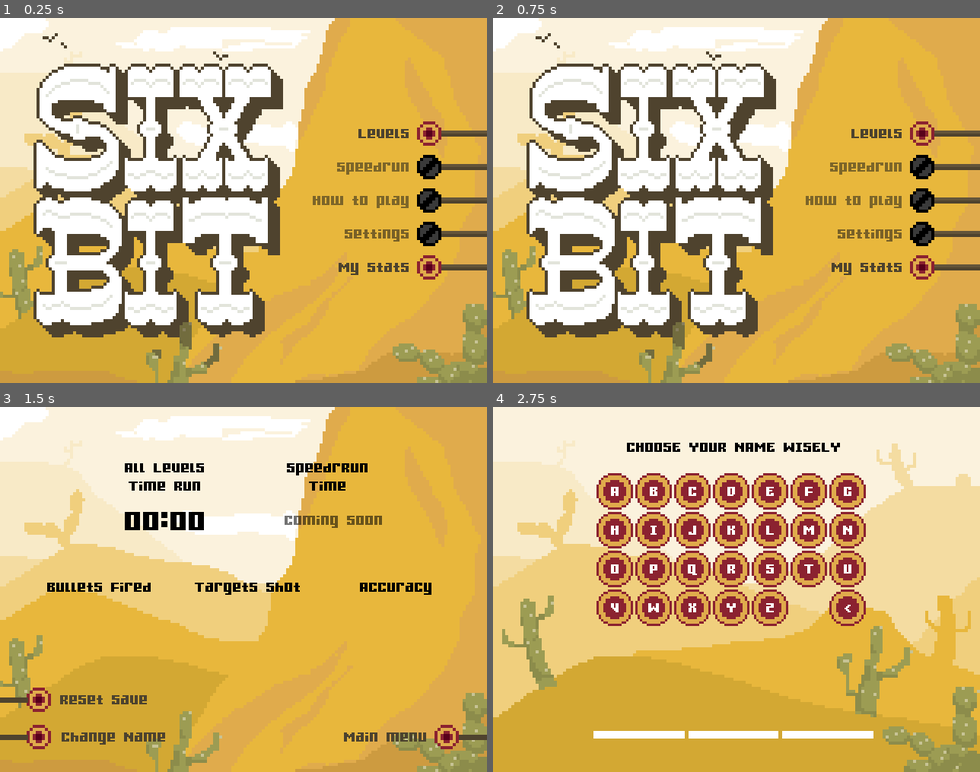
Above: before the commit, frames 1-4 (two rows, left to right).
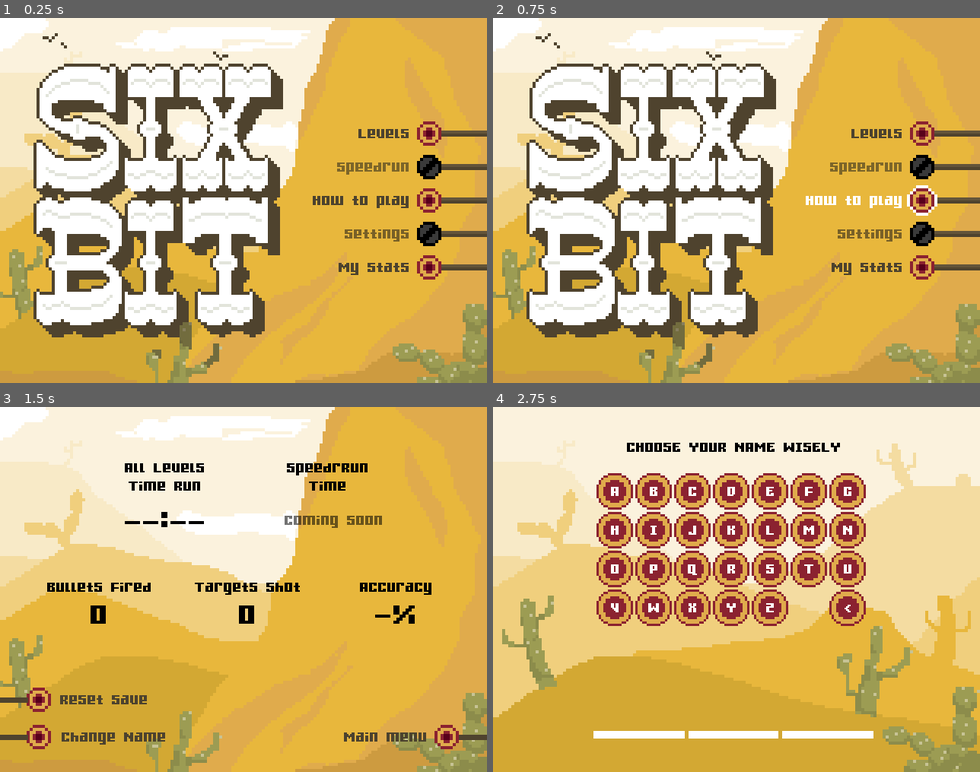
Above: after the commit, the same moments.

Repository: Emmanuelcook/Sixbit
Game: Godot game, scene res://UI/MainNavigation.tscn
Two runs of this game, one before a commit and one after it. Both use one fixed random seed, a clock stepped at 60 frames per second and the inputs below.
Inputs:
- Up to frame 1 (0.25 s): no input
- Up to frame 2 (0.75 s): click "How to play" at 0.5 s
- Up to frame 3 (1.5 s): click "My Stats" at 1.25 s
- Up to frame 4 (2.75 s): click "Change Name" at 2 s

The runs differ from the first frame. In frame 1, 0.6% of the frame differs, in the area x 64-91%, y 46-54%; in frame 2, 0.7%; in frame 3, 0.9%, in the area x 18-86%, y 28-60%; in frame 4, nothing differs.
Error before the commit: Invalid type in built-in function 'fmod'. Cannot convert argument 1 from Nil to float. (res://UI/statsScreen.gd:13)

Commit message:
add howtoScreen

Diff:
--- a/Autoload/Global.gd
+++ b/Autoload/Global.gd
@@ -55,15 +55,15 @@
 func resetSave():
 	save = [
 		{
-			1 : [0,0,"99",99,99,99,99,true, 0],
-			2 : [0,0,"99",99,99,99,99,false, 0],
-			3 : [0,0,"99",99,99,99,99,false, 0],
-			4 : [0,0,"99",99,99,99,99,false, 0],
-			5 : [0,0,"99",99,99,99,99,false, 0],
-			6 : [0,0,"99",99,99,99,99,false, 0],
-			7 : [0,0,"99",99,99,99,99,false, 0],
-			8 : [0,0,"99",99,99,99,99,false, 0],
-			9 : [0,0,"99",99,99,99,99,false, 0]
+			1 : [0,0,"99",099,99,99,99,true,0],
+			2 : [0,0,"99",99,99,99,99,false,0],
+			3 : [0,0,"99",99,99,99,99,false,0],
+			4 : [0,0,"99",99,99,99,99,false,0],
+			5 : [0,0,"99",99,99,99,99,false,0],
+			6 : [0,0,"99",99,99,99,99,false,0],
+			7 : [0,0,"99",99,99,99,99,false,0],
+			8 : [0,0,"99",99,99,99,99,false,0],
+			9 : [0,0,"99",99,99,99,99,false,0]
 		},
 		{
 			"playerName" : "",
@@ -107,22 +107,14 @@
 
 	loadSave()
 
-	# Update save for game version below 1.4 so game doesnt crash
-	if !save[1].has('gameVersion'):
-		save[1]["gameVersion"] = "1.4"
-
-		for time in save[0]:
-			if typeof(save[0][time][2]) != TYPE_STRING:
-				save[0][time][2] = "99"
-
 	if save.size() < 3:
-		save.push_back({"fullRunTime": 0, "speedRunTime": 0, "allTimebulletsShot": 0, "AllTimetargetHits": 0, "accuracy": 0})
+		resetSave()
 
 	saveFullTimeRun()
 	saveGame()
 
 
-
+#	print(save)
 	# for example, "cheat1" and "cheat2" for codes
 	cheat_code.resize(2)
 	cheat_code[0] = [int(0), KEY_U, KEY_N, KEY_L, KEY_O, KEY_C, KEY_K]
@@ -259,8 +251,10 @@
 	if save[0][9][8] != 0:
 		var fullScoreTimeInv = save[0][1][8] + save[0][2][8] + save[0][3][8] + save[0][4][8] + save[0][5][8] + save[0][6][8] + save[0][7][8] + save[0][8][8] + save[0][9][8]
 		fullScoreTime = 90000 - fullScoreTimeInv
-
-	save[2]["fullRunTime"] = fullScoreTime
+		if Global.playerName != "":
+			SilentWolf.Scores.persist_score(Global.playerName, fullScoreTimeInv, "desert")
+		save[2]["fullRunTime"] = fullScoreTime
+
 	saveGame()
 
 
--- a/Levels/Level.gd
+++ b/Levels/Level.gd
@@ -87,8 +87,6 @@
 
 		i = 0
 
-
-
 		#UPLOAD LEADERBOARD
 		if currentLevel != 1:
 			for score in scoreSavedAtStart:
@@ -103,7 +101,7 @@
 
 					endGameScreenNode.get_node('Time').get_node(str(i)).bbcode_text = str(LeaderboardTime)
 
-		update_menu()
+	update_menu()
 
 func update_menu():
 	endGameScreenNode.get_node("sharp_results").bbcode_text = "[center]-"
@@ -316,7 +314,7 @@
 	Global.saveAllTimeTargets(targetShot)
 	# reset targetshot
 	targetShot = 0
-
+	Global.saveFullTimeRun()
 
 func unlockNextLevel():
 	if !isLastLevel:
--- a/Levels/Level1.tscn
+++ b/Levels/Level1.tscn
@@ -332,4 +332,7 @@
 [node name="Name" parent="CanvasLayer/EndGameScreen" index="19"]
 visible = false
 
+[node name="Time" parent="CanvasLayer/EndGameScreen" index="20"]
+visible = false
+
 [editable path="CanvasLayer/EndGameScreen"]
--- a/Levels/Level9.tscn
+++ b/Levels/Level9.tscn
@@ -242,11 +242,10 @@
 texture = ExtResource( 4 )
 
 [node name="Start2" type="RichTextLabel" parent="PlayerRoot"]
-visible = false
-margin_left = 182.0
-margin_top = 399.0
-margin_right = 304.0
-margin_bottom = 431.0
+margin_left = -58.0
+margin_top = -72.0
+margin_right = 64.0
+margin_bottom = -40.0
 rect_pivot_offset = Vector2( 93, 26 )
 theme = ExtResource( 19 )
 custom_colors/default_color = Color( 0, 0, 0, 1 )
--- /dev/null
+++ b/Levels/Targethowto.gd
@@ -0,0 +1,12 @@
+extends StaticBody2D
+
+var gotshot = false
+
+func got_shot():
+	if gotshot: return true
+	randomize()
+	$shotSound.pitch_scale = rand_range(0.85,1)
+	$shotSound.play()
+	$Sprite.modulate = Color(0,0,0,1)
+	gotshot = true
+	get_parent().get_parent().targetShot += 1
--- /dev/null
+++ b/Player/PlayerForHowTo.gd
@@ -0,0 +1,95 @@
+extends RigidBody2D
+
+var Smoketrail = preload("res://Player/smokeTrail.tscn")
+var bulletParticle = preload("res://Player/bulletParticleshowto.tscn")
+
+onready var AimCast = $AimCast
+
+export var force = 1500
+export var gravityScale = 2
+
+var direction
+var velocity
+var first_shot = false
+
+var currentDirection
+var ballUsed = 0
+
+var is_reloading = false
+var onOil
+
+func _ready():
+	self.gravity_scale = 0
+
+	$resetdamp.connect("timeout", self, "reset_damp")
+	$resetdamp.set_wait_time(0.2)
+
+func _process(delta):
+
+	$SandCollision.disabled = false
+	$OilCollision.disabled = true
+
+
+
+	# Quand essaie de tirer
+	if Input.is_action_just_pressed("click"):
+
+		# Sinon on tire
+		$shot.play()
+		$bulletout.play()
+		recoil()
+
+		var bulletP = bulletParticle.instance()
+		get_parent().add_child(bulletP)
+		bulletP.global_position = global_position
+		bulletP.restart()
+		get_tree().create_timer(bulletP.lifetime,false).connect("timeout", bulletP, "queue_free")
+
+		# Si c'est la premiere fois
+		# On remet la gravité et on enleve les effets du rond au début
+		if !first_shot:
+			self.gravity_scale = gravityScale
+#			get_parent().get_node("Start1").visible = false
+			# start timer on Level Node
+			first_shot = true
+
+		# On check avec quoi on collide, si c'est une target, on le got shot
+		if AimCast.is_colliding():
+			if AimCast.get_collider().is_in_group("target"):
+				AimCast.get_collider().got_shot()
+
+		# Drawing Shot
+		draw_shot()
+
+
+func draw_shot():
+	# always draw from the gun
+	var from = $BulletPoint.global_position
+	var to = get_global_mouse_position()
+
+	if AimCast.is_colliding():
+		to = AimCast.get_collision_point()
+
+	var trail = Smoketrail.instance()
+	get_parent().get_parent().add_child(trail)
+	trail.add_point(from)
+	trail.add_point(to)
+
+func _integrate_forces(_state):
+	set_angular_velocity((get_angle_to(get_global_mouse_position())) * -((get_angle_to(get_global_mouse_position())) -3.14) * 5)
+
+func recoil():
+	direction = self.global_position.direction_to(get_global_mouse_position())
+
+	currentDirection = direction
+	var impulse = -direction * force
+	apply_central_impulse(impulse)
+
+	self.linear_damp = 8
+
+	$resetdamp.start()
+
+func reset_damp():
+	self.linear_damp = -1
+
+	$resetdamp.stop()
--- /dev/null
+++ b/Player/PlayerForHowTo.tscn
@@ -0,0 +1,143 @@
+[gd_scene load_steps=16 format=2]
+
+[ext_resource path="res://assets/sprites/player/gun.png" type="Texture" id=1]
+[ext_resource path="res://Player/Player.gd" type="Script" id=2]
+[ext_resource path="res://assets/sounds/shotComp.wav" type="AudioStream" id=3]
+[ext_resource path="res://assets/sounds/bulletout.wav" type="AudioStream" id=4]
+[ext_resource path="res://assets/sounds/spin.wav" type="AudioStream" id=5]
+[ext_resource path="res://assets/sprites/player/godgun.png" type="Texture" id=6]
+[ext_resource path="res://assets/sounds/godunshot2.wav" type="AudioStream" id=7]
+[ext_resource path="res://assets/sounds/godgunshot.wav" type="AudioStream" id=8]
+[ext_resource path="res://assets/sounds/godgunreverse.wav" type="AudioStream" id=9]
+
+[sub_resource type="CapsuleShape2D" id=1]
+radius = 7.0
+height = 8.0
+
+[sub_resource type="CircleShape2D" id=2]
+radius = 36.0
+
+[sub_resource type="CapsuleShape2D" id=3]
+radius = 9.0
+height = 28.0
+
+[sub_resource type="Curve" id=4]
+min_value = -360.0
+max_value = 360.0
+_data = [ Vector2( 0, 360 ), 0.0, 0.0, 0, 0, Vector2( 1, -360 ), 0.0, 0.0, 0, 0 ]
+
+[sub_resource type="Curve" id=5]
+_data = [ Vector2( 0, 1 ), 0.0, 0.0, 0, 0, Vector2( 1, 0 ), 0.0, 0.0, 0, 0 ]
+
+[sub_resource type="Gradient" id=6]
+offsets = PoolRealArray( 0, 0.421788, 0.815642 )
+colors = PoolColorArray( 1, 0, 0, 1, 1, 1, 1, 1, 1, 0.972656, 0, 1 )
+
+[node name="Player" type="RigidBody2D"]
+position = Vector2( 256, 502 )
+collision_layer = 524289
+collision_mask = 524289
+gravity_scale = 2.0
+script = ExtResource( 2 )
+gravityScale = 4
+
+[node name="Sprite" type="Sprite" parent="."]
+position = Vector2( 3, 4 )
+scale = Vector2( 4, 4 )
+texture = ExtResource( 1 )
+
+[node name="BulletPoint" type="Position2D" parent="."]
+position = Vector2( 12, 0 )
+
+[node name="Timer" type="Timer" parent="."]
+one_shot = true
+
+[node name="AimCast" type="RayCast2D" parent="."]
+position = Vector2( 12, 0 )
+enabled = true
+cast_to = Vector2( 1000, 0 )
+collision_mask = 256
+
+[node name="SandCollision" type="CollisionPolygon2D" parent="."]
+polygon = PoolVector2Array( -9, -4, -9, 0, -13, 0, -13, 20, -5, 20, -5, 12, -1, 12, 7, 12, 7, 8, 11, 8, 11, 4, 19, 4, 19, -4, 15, -4, 15, -8, 11, -8, 11, -4, -5, -4, -5, -8, -9, -8 )
+
+[node name="OilCollision" type="CollisionShape2D" parent="."]
+position = Vector2( 0, 4 )
+rotation = 1.5708
+shape = SubResource( 1 )
+
+[node name="OilDetect" type="Area2D" parent="."]
+collision_layer = 524289
+collision_mask = 524289
+
+[node name="CollisionShape2D" type="CollisionShape2D" parent="OilDetect"]
+position = Vector2( 3, 6 )
+shape = SubResource( 2 )
+
+[node name="shot" type="AudioStreamPlayer2D" parent="."]
+stream = ExtResource( 3 )
+volume_db = -5.266
+
+[node name="godGunShot" type="AudioStreamPlayer2D" parent="."]
+stream = ExtResource( 8 )
+volume_db = 12.885
+
+[node name="bulletout" type="AudioStreamPlayer2D" parent="."]
+stream = ExtResource( 4 )
+volume_db = 5.924
+
+[node name="spin" type="AudioStreamPlayer2D" parent="."]
+stream = ExtResource( 5 )
+volume_db = 4.608
+
+[node name="reload" type="Timer" parent="."]
+one_shot = true
+
+[node name="resetdamp" type="Timer" parent="."]
+one_shot = true
+
+[node name="godGunSprite" type="Sprite" parent="."]
+visible = false
+position = Vector2( 0, 2 )
+scale = Vector2( 4, 4 )
+texture = ExtResource( 6 )
+
+[node name="godGunCollision" type="CollisionShape2D" parent="."]
+visible = false
+position = Vector2( 0, 4 )
+rotation = 1.5708
+shape = SubResource( 3 )
+disabled = true
+
+[node name="godGunFireRate" type="Timer" parent="."]
+
+[node name="godGun" type="AudioStreamPlayer2D" parent="."]
+position = Vector2( 2, 3 )
+stream = ExtResource( 7 )
+volume_db = 5.062
+
+[node name="godGunReverse" type="AudioStreamPlayer2D" parent="."]
+position = Vector2( 2, 3 )
+stream = ExtResource( 9 )
+volume_db = 5.062
+
+[node name="godGunParticles" type="CPUParticles2D" parent="."]
+emitting = false
+amount = 32
+one_shot = true
+explosiveness = 1.0
+emission_shape = 1
+emission_sphere_radius = 5.0
+spread = 180.0
+gravity = Vector2( 0, 0 )
+initial_velocity = 273.4
+initial_velocity_random = 0.25
+angle_curve = SubResource( 4 )
+scale_amount = 16.0
+scale_amount_random = 0.5
+scale_amount_curve = SubResource( 5 )
+color_ramp = SubResource( 6 )
+
+[connection signal="body_entered" from="OilDetect" to="." method="_on_OilDetect_body_entered"]
+[connection signal="body_exited" from="OilDetect" to="." method="_on_OilDetect_body_exited"]
+[connection signal="timeout" from="godGunFireRate" to="." method="_on_godGunFireRate_timeout"]
--- /dev/null
+++ b/Player/bulletParticleshowto.gd
@@ -0,0 +1,12 @@
+extends CPUParticles2D
+
+onready var player = get_parent().get_node("PlayerRoot/Player")
+
+func _process(delta):
+	global_position = player.global_position
+
+func emitOne():
+	self.restart()
+
+func emit(isEmitting):
+	self.emitting = isEmitting
--- /dev/null
+++ b/Player/bulletParticleshowto.tscn
@@ -0,0 +1,24 @@
+[gd_scene load_steps=3 format=2]
+
+[ext_resource path="res://assets/sprites/player/bullet.png" type="Texture" id=1]
+[ext_resource path="res://Player/howToParticles.gd" type="Script" id=2]
+
+[node name="bullet" type="CPUParticles2D"]
+position = Vector2( -8, -3 )
+scale = Vector2( 4, 4 )
+z_index = 13
+emitting = false
+amount = 1
+lifetime = 5.0
+one_shot = true
+local_coords = false
+texture = ExtResource( 1 )
+direction = Vector2( -10, -50 )
+spread = 0.0
+gravity = Vector2( 0, 600 )
+initial_velocity = 60.86
+initial_velocity_random = 0.1
+angular_velocity = 201.6
+angular_velocity_random = 0.28
+scale_amount = 4.0
+script = ExtResource( 2 )
--- /dev/null
+++ b/Player/howToParticles.gd
@@ -0,0 +1,13 @@
+extends CPUParticles2D
+
+
+onready var player = get_parent().get_node("howToPlayr")
+
+func _process(delta):
+	global_position = player.global_position
+
+func emitOne():
+	self.restart()
+
+func emit(isEmitting):
+	self.emitting = isEmitting
--- /dev/null
+++ b/UI/HowToScreen.gd
@@ -0,0 +1,46 @@
+extends Node2D
+
+var playerStartPosY = 0
+var textColor = Color(.3,.26,.18,1)
+var targetShot = 0
+
+# Called when the node enters the scene tree for the first time.
+func _ready():
+	playerStartPosY = $howToPlayr.global_position.y
+	pass # Replace with function body.
+
+
+func _process(delta):
+
+	# Can reload with R
+	if Input.is_action_just_pressed("reset"):
+		get_tree().reload_current_scene()
+
+	if $howToPlayr.global_position.y > 800:
+		get_tree().reload_current_scene()
+
+	if targetShot == 3:
+		$howtoParticles.emitting = true
+		$howtoParticles2.emitting = true
+		$howtoParticles3.emitting = true
+
+
+# Called every frame. 'delta' is the elapsed time since the previous frame.
+#func _process(delta):
+#	pass
+
+
+func _on_backMain_pressed():
+	get_tree().change_scene("res://UI/MainNavigation.tscn")
+	GlobalScene.get_node("shot").play()
+	GlobalScene.get_node("click").play()
+
+
+func _on_backMain_mouse_entered():
+	$backMain/Label.modulate = Color(1,1,1,1)
+	$backMain/Sprite.visible = true
+
+
+func _on_backMain_mouse_exited():
+	$backMain/Label.modulate = textColor
+	$backMain/Sprite.visible = false
--- /dev/null
+++ b/UI/HowToScreen.tscn
@@ -0,0 +1,282 @@
+[gd_scene load_steps=20 format=2]
+
+[ext_resource path="res://UI/HowToScreen.gd" type="Script" id=1]
+[ext_resource path="res://assets/sprites/UI/titleBG2testhowtoBG.png" type="Texture" id=2]
+[ext_resource path="res://assets/sprites/player/start1.png" type="Texture" id=3]
+[ext_resource path="res://Levels/Target.tscn" type="PackedScene" id=4]
+[ext_resource path="res://Themes/UI.tres" type="Theme" id=5]
+[ext_resource path="res://assets/sprites/UI/targetOutline.png" type="Texture" id=6]
+[ext_resource path="res://assets/sprites/player/target.png" type="Texture" id=7]
+[ext_resource path="res://Player/PlayerForHowTo.tscn" type="PackedScene" id=8]
+[ext_resource path="res://Player/PlayerForHowTo.gd" type="Script" id=9]
+[ext_resource path="res://Levels/Targethowto.gd" type="Script" id=10]
+[ext_resource path="res://assets/sprites/UI/titleBG2testhowto.png" type="Texture" id=11]
+
+[sub_resource type="StyleBoxEmpty" id=2]
+
+[sub_resource type="StyleBoxEmpty" id=3]
+
+[sub_resource type="StyleBoxEmpty" id=4]
+
+[sub_resource type="StyleBoxEmpty" id=5]
+
+[sub_resource type="StyleBoxEmpty" id=6]
+
+[sub_resource type="Curve" id=7]
+min_value = -360.0
+max_value = 360.0
+_data = [ Vector2( 0, 360 ), 0.0, 0.0, 0, 0, Vector2( 1, -360 ), 0.0, 0.0, 0, 0 ]
+
+[sub_resource type="Curve" id=8]
+_data = [ Vector2( 0, 1 ), 0.0, 0.0, 0, 0, Vector2( 1, 0 ), 0.0, 0.0, 0, 0 ]
+
+[sub_resource type="Gradient" id=9]
+offsets = PoolRealArray( 0, 0.421788, 0.815642 )
+colors = PoolColorArray( 1, 0, 0, 1, 1, 1, 1, 1, 1, 0.972656, 0, 1 )
+
+[node name="HowToScreen" type="Node2D"]
+script = ExtResource( 1 )
+__meta__ = {
+"_edit_horizontal_guides_": [ 240.0 ],
+"_edit_vertical_guides_": [ 320.0 ]
+}
+
+[node name="Node2D" type="Node2D" parent="."]
+scale = Vector2( 4, 4 )
+
+[node name="TextureRect" type="TextureRect" parent="Node2D"]
+margin_right = 160.0
+margin_bottom = 120.0
+texture = ExtResource( 2 )
+
+[node name="ColorRect" type="ColorRect" parent="Node2D"]
+margin_left = 1.0
+margin_top = 1.0
+margin_right = 160.0
+margin_bottom = 119.0
+color = Color( 1, 1, 1, 0.219608 )
+
+[node name="ColorRect2" type="ColorRect" parent="Node2D"]
+margin_left = 80.0
+margin_top = 96.0
+margin_right = 99.0
+margin_bottom = 98.0
+rect_rotation = 90.0
+color = Color( 0.309804, 0.262745, 0.180392, 1 )
+
+[node name="ColorRect3" type="ColorRect" parent="Node2D"]
+margin_left = 61.5
+margin_top = 96.0
+margin_right = 80.5
+margin_bottom = 98.0
+rect_rotation = 90.0
+color = Color( 0.309804, 0.262745, 0.180392, 1 )
+
+[node name="ColorRect4" type="ColorRect" parent="Node2D"]
+margin_left = 98.5
+margin_top = 96.0
+margin_right = 117.5
+margin_bottom = 98.0
+rect_rotation = 90.0
+color = Color( 0.309804, 0.262745, 0.180392, 1 )
+
+[node name="Sprite" type="Sprite" parent="Node2D"]
+position = Vector2( 80, 60 )
+texture = ExtResource( 11 )
+
+[node name="fulleRunTitle" type="Label" parent="."]
+margin_left = 98.0
+margin_top = 298.0
+margin_right = 522.0
+margin_bottom = 378.0
+theme = ExtResource( 5 )
+custom_colors/font_color = Color( 0, 0, 0, 1 )
+custom_constants/line_spacing = -8
+text = "shot all the targets
+ to finish the level
+"
+align = 1
+
+[node name="bulletsTitle" type="Label" parent="."]
+visible = false
+margin_left = 214.0
+margin_top = 72.0
+margin_right = 426.0
+margin_bottom = 131.0
+theme = ExtResource( 5 )
+custom_colors/font_color = Color( 0, 0, 0, 1 )
+custom_constants/line_spacing = -5
+text = "Aim with the mouse
+Left click to Shoot"
+align = 1
+
+[node name="bulletsTitle2" type="Label" parent="."]
+margin_left = 66.0
+margin_top = 60.0
+margin_right = 278.0
+margin_bottom = 200.0
+theme = ExtResource( 5 )
+custom_colors/font_color = Color( 0, 0, 0, 1 )
+custom_constants/line_spacing = -5
+text = "Controls:
+Aim with the mouse
+Left click to Shoot
+R - Retry
+Esc / P - Pause"
+
+[node name="SpeedRunTitle" type="Label" parent="."]
+margin_left = 451.0
+margin_top = 144.0
+margin_right = 687.0
+margin_bottom = 203.0
+theme = ExtResource( 5 )
+custom_colors/font_color = Color( 0, 0, 0, 1 )
+custom_constants/line_spacing = -8
+text = "Move wIth
+The REcoIl"
+
+[node name="backMain" type="Button" parent="."]
+anchor_left = 1.0
+anchor_right = 1.0
+margin_left = 566.0
+margin_top = 412.0
+margin_right = 608.0
+margin_bottom = 454.0
+rect_pivot_offset = Vector2( -82, -254 )
+theme = ExtResource( 5 )
+custom_colors/font_color = Color( 0.309804, 0.262745, 0.180392, 1 )
+custom_colors/font_color_hover = Color( 1, 1, 1, 1 )
+custom_styles/hover = SubResource( 2 )
+custom_styles/pressed = SubResource( 3 )
+custom_styles/focus = SubResource( 4 )
+custom_styles/disabled = SubResource( 5 )
+custom_styles/normal = SubResource( 6 )
+align = 2
+
+[node name="Label" type="Label" parent="backMain"]
+margin_left = -212.0
+margin_top = 6.0
+margin_right = -4.0
+margin_bottom = 38.0
+text = "Main menu"
+align = 2
+
+[node name="Sprite" type="Sprite" parent="backMain"]
+visible = false
+position = Vector2( 21, 22 )
+scale = Vector2( 4, 4 )
+texture = ExtResource( 6 )
+
+[node name="Sprite2" type="Sprite" parent="backMain"]
+position = Vector2( 21, 22 )
+scale = Vector2( 4, 4 )
+texture = ExtResource( 7 )
+
+[node name="ColorRect" type="ColorRect" parent="backMain"]
+margin_left = 37.0
+margin_top = 19.0
+margin_right = 74.0
+margin_bottom = 26.0
+color = Color( 0.309804, 0.262745, 0.180392, 1 )
+
+[node name="Start1" type="Sprite" parent="."]
+position = Vector2( 394, 176 )
+scale = Vector2( 4, 4 )
+texture = ExtResource( 3 )
+
+[node name="howToPlayr" parent="." instance=ExtResource( 8 )]
+position = Vector2( 394, 176 )
+script = ExtResource( 9 )
+
+[node name="Timer2" type="Timer" parent="howToPlayr"]
+
+[node name="Walls" type="Node2D" parent="."]
+
+[node name="Walls" type="StaticBody2D" parent="Walls"]
+collision_layer = 257
+collision_mask = 257
+
+[node name="CollisionPolygon2D" type="CollisionPolygon2D" parent="Walls/Walls"]
+position = Vector2( 33, 0 )
+polygon = PoolVector2Array( -355, 515, -7, 447, 241, 448, 322, 426, 367, 417, 405, 402, 486, 397, 513, 382, 534, 365, 557, 323, 574, 255, 577, 39, 36, 33, 15, 55, 0, 95, -10, 484, -34, 509, -81, 471, -165, 203, -289, -504, 1628, -522, 1783, 1020, 12, 1088 )
+
+[node name="Targets" type="Node2D" parent="."]
+position = Vector2( 0, 1 )
+
+[node name="Target" parent="Targets" instance=ExtResource( 4 )]
+position = Vector2( 244, 379 )
+collision_layer = 257
+collision_mask = 257
+script = ExtResource( 10 )
+
+[node name="Target4" parent="Targets" instance=ExtResource( 4 )]
+position = Vector2( 392, 379 )
+collision_layer = 257
+collision_mask = 257
+script = ExtResource( 10 )
+
+[node name="Target3" parent="Targets" instance=ExtResource( 4 )]
+position = Vector2( 316, 379 )
+collision_layer = 257
+collision_mask = 257
+script = ExtResource( 10 )
+
+[node name="howtoParticles" type="CPUParticles2D" parent="."]
+position = Vector2( 245, 379 )
+emitting = false
+amount = 32
+one_shot = true
+explosiveness = 1.0
+emission_shape = 1
+emission_sphere_radius = 5.0
+spread = 180.0
+gravity = Vector2( 0, 0 )
+initial_velocity = 273.4
+initial_velocity_random = 0.25
+angle_curve = SubResource( 7 )
+scale_amount = 16.0
+scale_amount_random = 0.5
+scale_amount_curve = SubResource( 8 )
+color_ramp = SubResource( 9 )
+
+[node name="howtoParticles2" type="CPUParticles2D" parent="."]
+position = Vector2( 316, 379 )
+emitting = false
+amount = 32
+one_shot = true
+explosiveness = 1.0
+emission_shape = 1
+emission_sphere_radius = 5.0
+spread = 180.0
+gravity = Vector2( 0, 0 )
+initial_velocity = 273.4
+initial_velocity_random = 0.25
+angle_curve = SubResource( 7 )
+scale_amount = 16.0
+scale_amount_random = 0.5
+scale_amount_curve = SubResource( 8 )
+color_ramp = SubResource( 9 )
+
+[node name="howtoParticles3" type="CPUParticles2D" parent="."]
+position = Vector2( 392, 380 )
+emitting = false
+amount = 32
+one_shot = true
+explosiveness = 1.0
+emission_shape = 1
+emission_sphere_radius = 5.0
+spread = 180.0
+gravity = Vector2( 0, 0 )
+initial_velocity = 273.4
+initial_velocity_random = 0.25
+angle_curve = SubResource( 7 )
+scale_amount = 16.0
+scale_amount_random = 0.5
+scale_amount_curve = SubResource( 8 )
+color_ramp = SubResource( 9 )
+
+[connection signal="mouse_entered" from="backMain" to="." method="_on_backMain_mouse_entered"]
+[connection signal="mouse_exited" from="backMain" to="." method="_on_backMain_mouse_exited"]
+[connection signal="pressed" from="backMain" to="." method="_on_backMain_pressed"]
+
+[editable path="howToPlayr"]
--- a/UI/MainNavigation.gd
+++ b/UI/MainNavigation.gd
@@ -35,7 +35,7 @@
 
 
 func _on_How_pressed():
-#	GlobalScene.get_node('shot').play()
+	GlobalScene.get_node('shot').play()
 	GlobalScene.get_node('click').play()
 
 
@@ -59,8 +59,8 @@
 	pass
 
 func _on_How_mouse_entered():
-#	$How/Label.modulate = Color(1,1,1,1)
-#	$How/Sprite.visible = true
+	$How/Label.modulate = Color(1,1,1,1)
+	$How/Sprite.visible = true
 	pass
 
 func _on_Settings_mouse_entered():
--- a/UI/MainNavigation.tscn
+++ b/UI/MainNavigation.tscn
@@ -120,8 +120,6 @@
 align = 2
 
 [node name="Label" type="Label" parent="How"]
-modulate = Color( 0.425781, 0.425781, 0.425781, 0.490196 )
-self_modulate = Color( 0.568627, 0.568627, 0.568627, 0.568627 )
 margin_left = -132.0
 margin_top = 6.0
 margin_right = -4.0
@@ -137,7 +135,7 @@
 [node name="Sprite2" type="Sprite" parent="How"]
 position = Vector2( 21, 22 )
 scale = Vector2( 4, 4 )
-texture = ExtResource( 6 )
+texture = ExtResource( 2 )
 
 [node name="Settings" type="Button" parent="."]
 anchor_left = 1.0
--- a/UI/statsScreen.gd
+++ b/UI/statsScreen.gd
@@ -21,19 +21,19 @@
 		else:
 			fullTime = "%02d:%02d" % [secs,mils]
 
-	print(Global.save[2]["fullRunTime"])
-	print(Global.save[2]["allTimebulletsShot"])
-	print(Global.save[2]["AllTimetargetHits"])
+		$fullRunStat.text = str(stepify(Global.save[2]["fullRunTime"], 0.01))
 
-	Global.save[2]["accuracy"] = (Global.save[2]["AllTimetargetHits"] * 100) / Global.save[2]["allTimebulletsShot"]
-	print(str(Global.save[2]["accuracy"]) + "%")
+
+	if Global.save[2]["allTimebulletsShot"] == 0:
+		$accuracyStat.text = "-%"
+	else:
+		Global.save[2]["accuracy"] = (Global.save[2]["AllTimetargetHits"] * 100) / Global.save[2]["allTimebulletsShot"]
+		$accuracyStat.text = str(stepify(Global.save[2]["accuracy"], 0.01)) + "%"
 
 	Global.saveGame()
 
-	$fullRunStat.text = str(stepify(Global.save[2]["fullRunTime"], 0.01))
 	$bulletsStat.text = str(Global.save[2]["allTimebulletsShot"])
 	$targetsStat.text = str(Global.save[2]["AllTimetargetHits"])
-	$accuracyStat.text = str(stepify(Global.save[2]["accuracy"], 0.01)) + "%"
 
 
 
@@ -60,6 +60,7 @@
 	GlobalScene.get_node("shot").play()
 	GlobalScene.get_node("click").play()
 
+
 func _on_NO_pressed():
 	$AreyouSure.visible = false
 	GlobalScene.get_node("shot").play()
@@ -71,6 +72,12 @@
 	Global.resetSave()
 	$AreyouSure.visible = false
 	$resetParticles.emitting = true
+
+	$fullRunStat.text = "--:--"
+	$accuracyStat.text = "-%"
+	$bulletsStat.text = str(Global.save[2]["allTimebulletsShot"])
+	$targetsStat.text = str(Global.save[2]["AllTimetargetHits"])
+
 
 func _on_changeName_mouse_entered():
 	$changeName/Label.modulate = Color(1,1,1,1)
--- a/UI/statsScreen.tscn
+++ b/UI/statsScreen.tscn
@@ -85,7 +85,7 @@
 custom_colors/font_color = Color( 0, 0, 0, 1 )
 custom_constants/line_spacing = -5
 custom_fonts/font = SubResource( 15 )
-text = "00:00"
+text = "--:--"
 align = 1
 
 [node name="SpeedRunTitle" type="Label" parent="."]
@@ -155,6 +155,7 @@
 custom_colors/font_color = Color( 0, 0, 0, 1 )
 custom_constants/line_spacing = -5
 custom_fonts/font = SubResource( 17 )
+text = "0"
 align = 1
 
 [node name="targetsStat" type="Label" parent="."]
@@ -166,6 +167,7 @@
 custom_colors/font_color = Color( 0, 0, 0, 1 )
 custom_constants/line_spacing = -5
 custom_fonts/font = SubResource( 17 )
+text = "0"
 align = 1
 
 [node name="accuracyStat" type="Label" parent="."]
@@ -177,6 +179,7 @@
 custom_colors/font_color = Color( 0, 0, 0, 1 )
 custom_constants/line_spacing = -5
 custom_fonts/font = SubResource( 17 )
+text = "--%"
 align = 1
 
 [node name="changeName" type="Button" parent="."]
Binary file added: assets/sprites/UI/titleBG2testhowto.png
Not shown, added: assets/sprites/UI/titleBG2testhowto.png.import
Binary file added: assets/sprites/UI/titleBG2testhowtoBG.png
Not shown, added: assets/sprites/UI/titleBG2testhowtoBG.png.import
Not shown, changed: export_presets.cfg
Not shown, added: Player/bulletParticles.howtotscn
